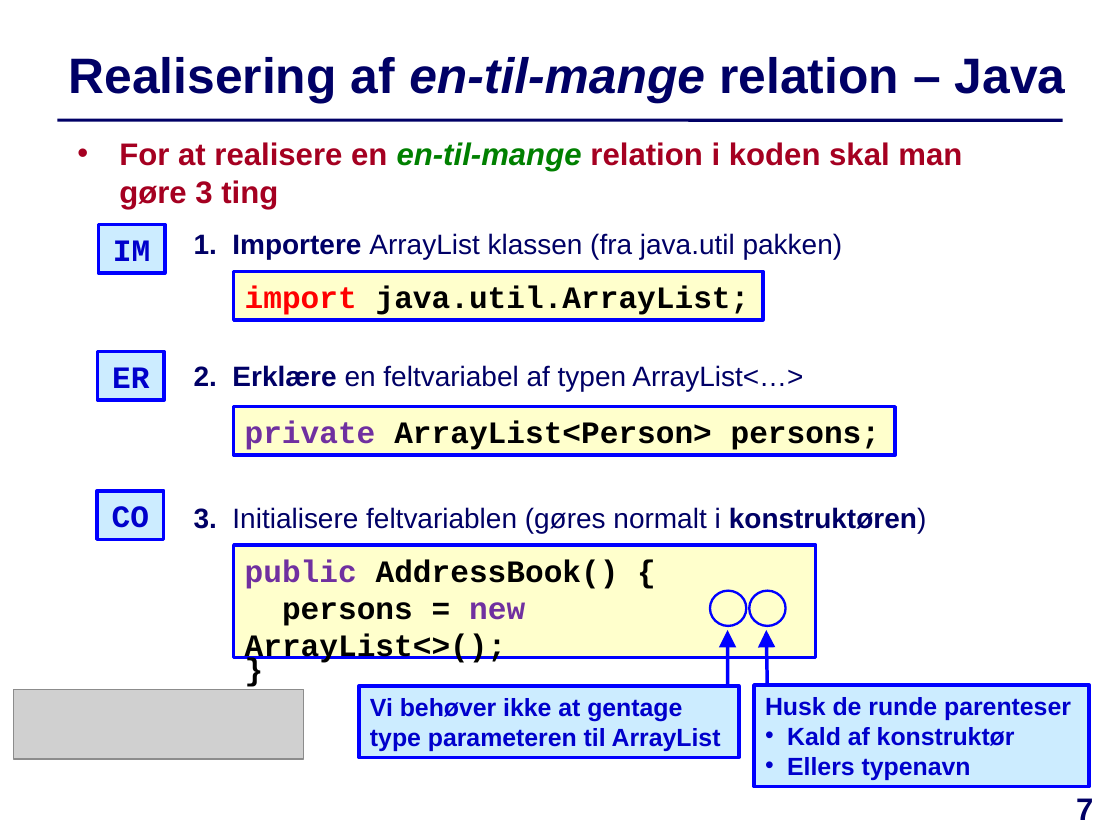
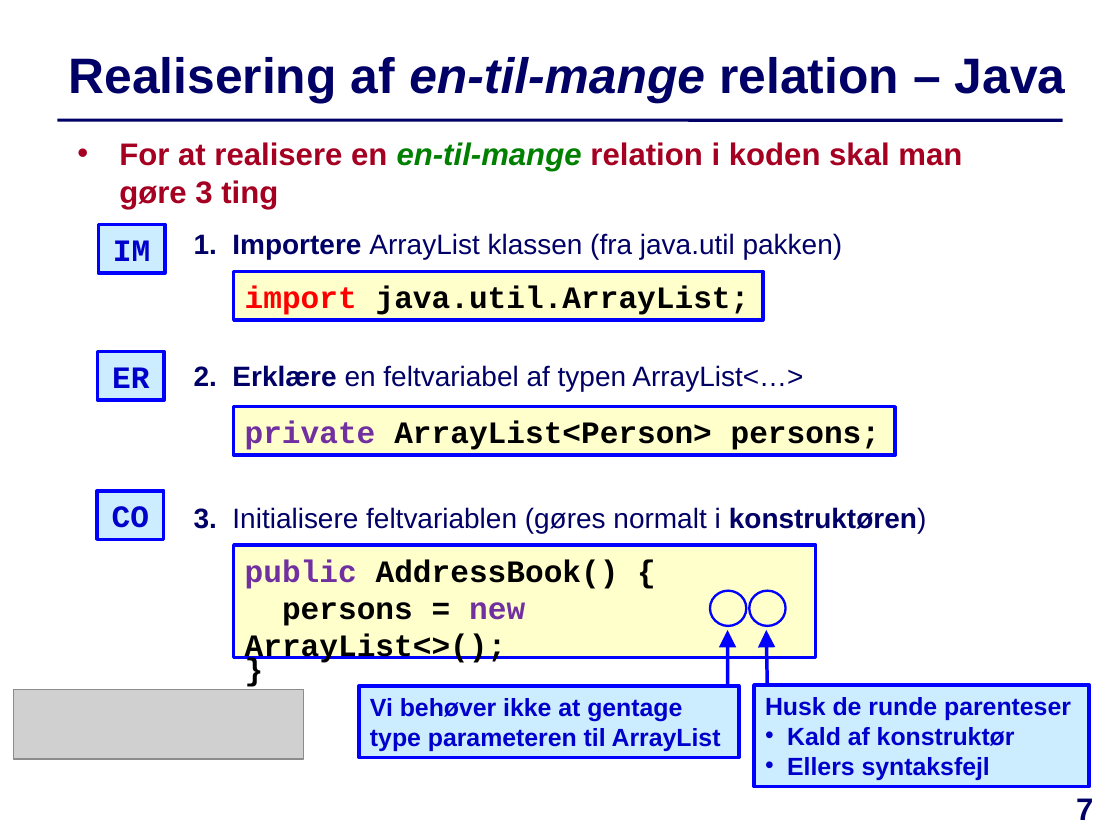
Before and after one commit to IntProgAU/Materiale, a slide deck: slide 7 of web/e21/uge_3a/Slides-Uge3-Mandag.pptx. Drawn at 1120x840 pixels with LibreOffice and Linux fonts; fonts in the diff are those of the drawing; grey boxes stand for pictures. Boxes give left, top, right and bottom in pixels: in the first picture for what was removed or moved away, otherwise in the second. Text is boxed around its words. In the diff, an @@ line names an element or a change of style, - is before the commit and + after.

```diff
--- a/web/e21/uge_3a/Slides-Uge3-Mandag.pptx
+++ b/web/e21/uge_3a/Slides-Uge3-Mandag.pptx
@@ text in rectangle at [787,757,990,780]: text changed @@
-• Ellers typenavn
+• Ellers syntaksfejl
```
Also in this commit, not shown: 5 other slides changed, 3 other files.
